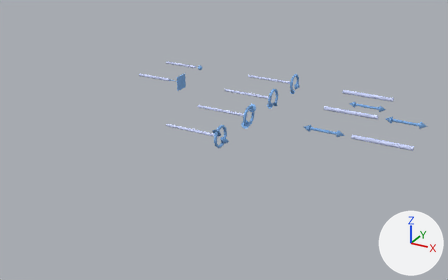
Two versions of the Blender file config/resources/resources.blend, one commit apart.
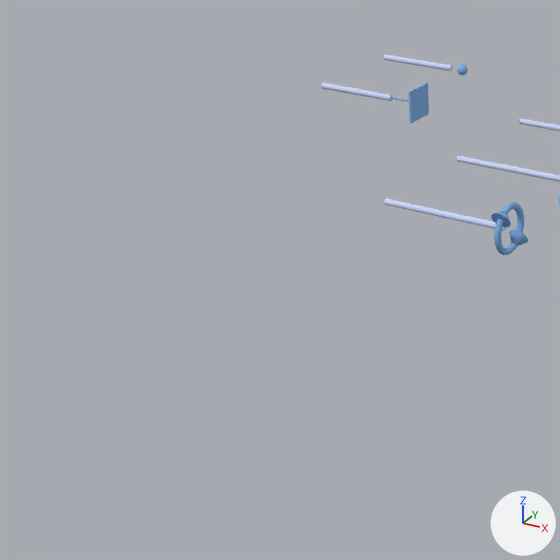
Old and new are each drawn whole from a camera (50 mm lens) standing at (5.41, -9.88, 3.89) and looking at (1.1, -2.04, -0.03) and again close up on the part from 0% to 54% of the width and 13% to 100% of the height. The axes (+X, +Y, +Z) are drawn at lower right. The lights are the same throughout. The close-ups show mesh edges as thin lines.

The first close-up shows 'joint_continuous_clockwise', 'joint_fixed'.
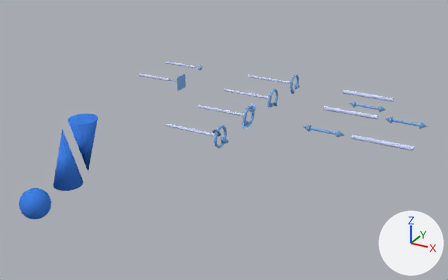
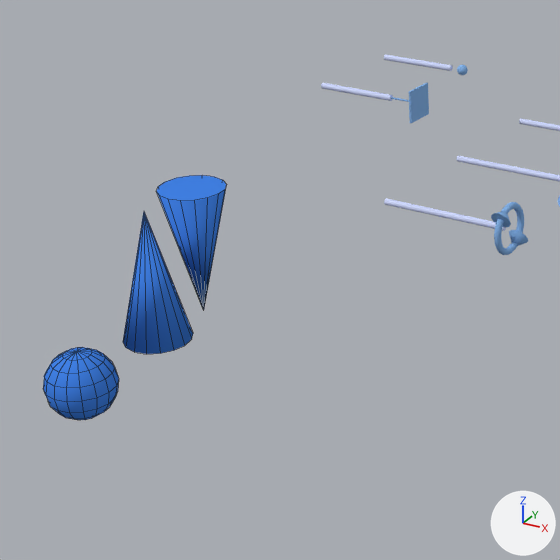
Commit message: Add default interfaces to resources.blend

Changed parts and their boxes [x1, y1, x2, y2] in the close-ups (560 x 560 px):
'interface_default_outgoing', added (blue)
    after: [123, 212, 193, 354]
'interface_default_incoming', added (blue)
    after: [157, 175, 226, 310]
'interface_default_bidirectional', added (blue)
    after: [43, 347, 119, 420]

What changed in the scene script:
```text
Add mat_interface_motor_drive_003:
    mat_interface_motor_drive_003 = diffuse_material('interface_motor_drive.003')
    mat_interface_motor_drive_003.base_color = (0.0544, 0.224, 0.8)  # blue #4282e7
Add mat_interface_motor_drive_002:
    mat_interface_motor_drive_002 = diffuse_material('interface_motor_drive.002')
    mat_interface_motor_drive_002.base_color = (0.0544, 0.224, 0.8)  # blue #4282e7
Add me_universal_interface_005:
    me_universal_interface_005.from_pydata(...)  # a 16-sided cone pointing to -z spanning x -0.2..0.2, y -0.2..0.2, z -0.002..0.798
    for i in [*range(0, 14), 15, 16]: me_universal_interface_005.polygons[i].use_smooth = True
    me_universal_interface_005.materials.append(mat_interface_motor_drive_003)  # blue #4282e7
Add me_universal_interface_004:
    me_universal_interface_004.from_pydata(...)  # a 16-sided cone pointing to +z spanning x -0.2..0.2, y -0.2..0.2, z 0.0..0.8
    for i in [*range(0, 14), 15, 16]: me_universal_interface_004.polygons[i].use_smooth = True
    me_universal_interface_004.materials.append(mat_interface_motor_drive_002)  # blue #4282e7
Add me_sphere:
    me_sphere.from_pydata(...)  # a UV sphere (16 segments, 8 rings, poles along z) spanning x -0.2..0.2, y -0.2..0.2, z -0.2..0.2
    me_sphere.polygons.foreach_set('use_smooth', [True] * 128)
    me_sphere.materials.append(mat_interface_motor_drive_002)  # blue #4282e7
Add ob_interface_default_incoming:
    ob_interface_default_incoming = bpy.data.objects.new('interface_default_incoming', me_universal_interface_005)
    ob_interface_default_incoming.location = (0.0, -3.981, 0.0)
Add ob_interface_default_outgoing:
    ob_interface_default_outgoing = bpy.data.objects.new('interface_default_outgoing', me_universal_interface_004)
    ob_interface_default_outgoing.location = (0.0, -4.384, 0.0)
Add ob_interface_default_bidirectional:
    ob_interface_default_bidirectional = bpy.data.objects.new('interface_default_bidirectional', me_sphere)
    ob_interface_default_bidirectional.location = (0.0, -5.0, 0.0)
```
